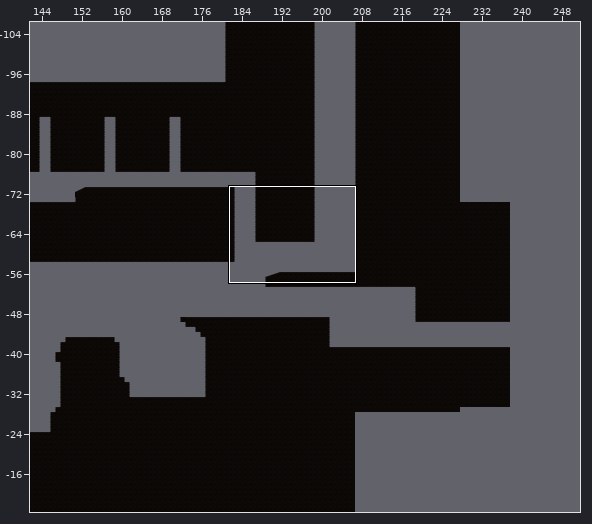
Level history. Tiled map: Assets/Tiled/Level1TileMap/map1-2-1.tmx. The picture above shows the old version from afar; the outline marks the close-up.
Close-up. As it was:
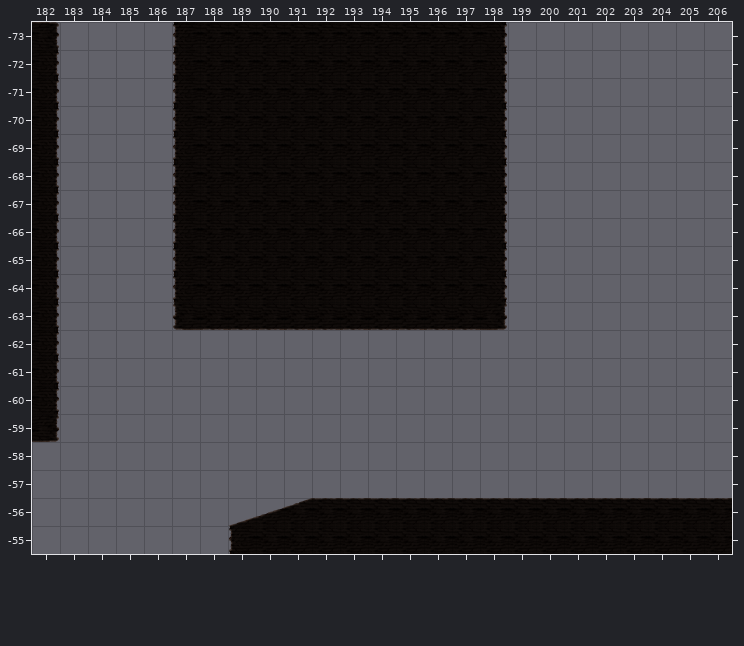
Cells are 256x256 px. Shown: x 182..206, y -73..-55. The commit also changed other parts of the map, which this record leaves out.
Now the later version:
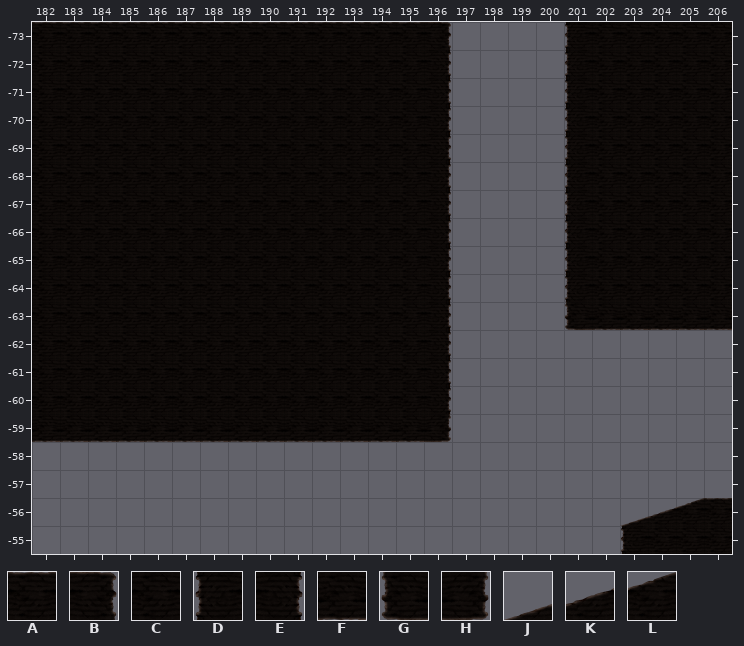
Key: from "Level1 Tileset": A 0, B 2, C 8, D 9, E 10, F 16, G 17, H 18, J 24, K 25, L 26.
_ is an empty cell.
Edits made:
Layer "ground":
The edit turns tile B into tile A in row -73 at x 182.
The edit turns tile C into tile A in row -73 at x 188 to 195.
The edit turns tile D into tile A in row -73 at x 187.
There is now tile A in row -73 at x 183 to 186.
The edit turns tile C into tile B in row -73 at x 196.
The edit turns tile D into tile C in rows -72 to -64 at x 187.
The edit turns tile E into tile C in rows -72 to -60 at x 182.
The edit turns tile F into tile C in row -63 at x 188 to 195.
The edit turns tile G into tile C in row -63 at x 187.
There is now tile C in row -73 at x 202 to 206; in rows -72 to -64 at x 183 to 186 and 202 to 206; in row -63 at x 183 to 186; in rows -62 to -60 at x 183 to 195.
The edit turns tile C into tile D in row -55 at x 203.
There is now tile D in rows -73 to -64 at x 201.
The edit turns tile C into tile E in rows -72 to -64 at x 196.
The edit turns tile F into tile E in row -63 at x 196.
There is now tile E in rows -62 to -60 at x 196.
The edit turns tile H into tile F in row -59 at x 182.
There is now tile F in row -63 at x 202 to 206; in row -59 at x 183 to 195.
There is now tile G in row -63 at x 201.
There is now tile H in row -59 at x 196.
The edit turns tile A into tile J in row -56 at x 203.
The edit turns tile A into tile K in row -56 at x 204.
The edit turns tile A into tile L in row -56 at x 205.
Tile A is removed in row -56 at x 192 to 202.
Tile C is removed in rows -73 to -64 at x 197; in row -55 at x 190 to 202.
Tile D is removed in row -55 at x 189.
Tile E is removed in rows -73 to -64 at x 198.
Tile F is removed in row -63 at x 197.
Tile H is removed in row -63 at x 198.
Tile J is removed in row -56 at x 189.
Tile K is removed in row -56 at x 190.
Tile L is removed in row -56 at x 191.
Where, in picture pixels (left, top, right, bottom), the same in both close-ups:
changed: (34, 22, 507, 442)
added: (565, 22, 732, 330)
changed: (228, 498, 704, 554)
